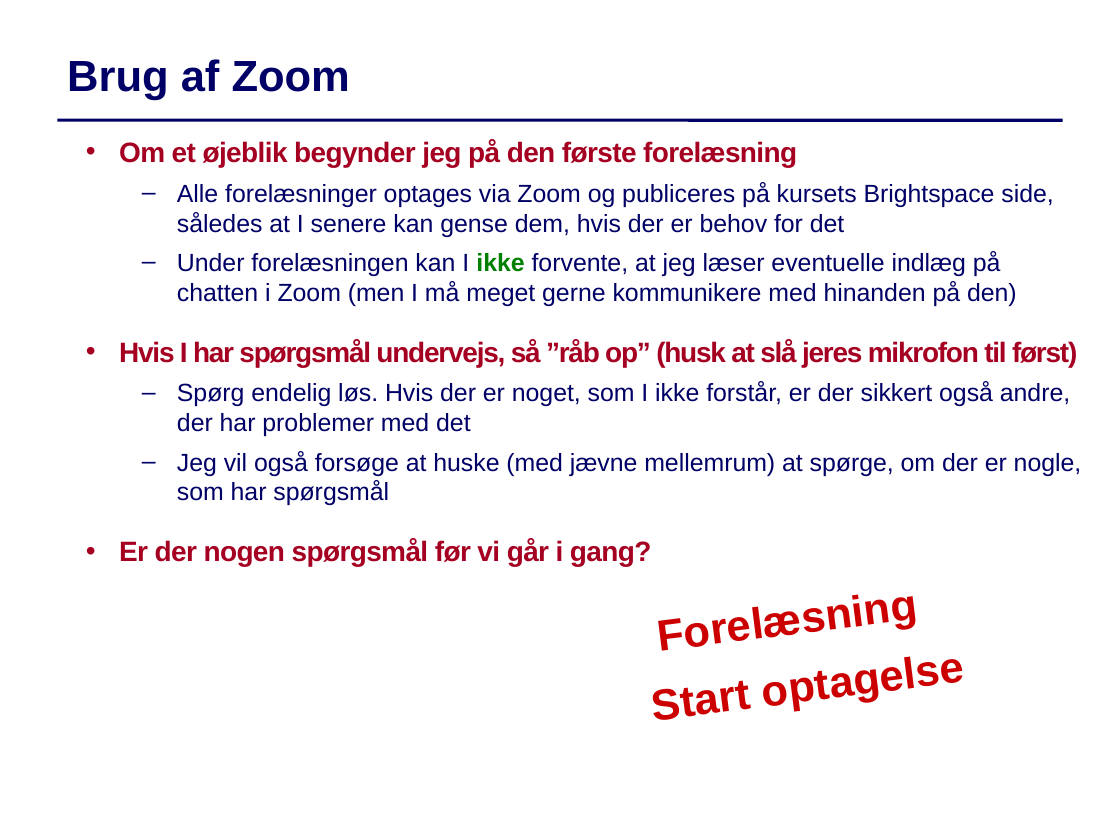
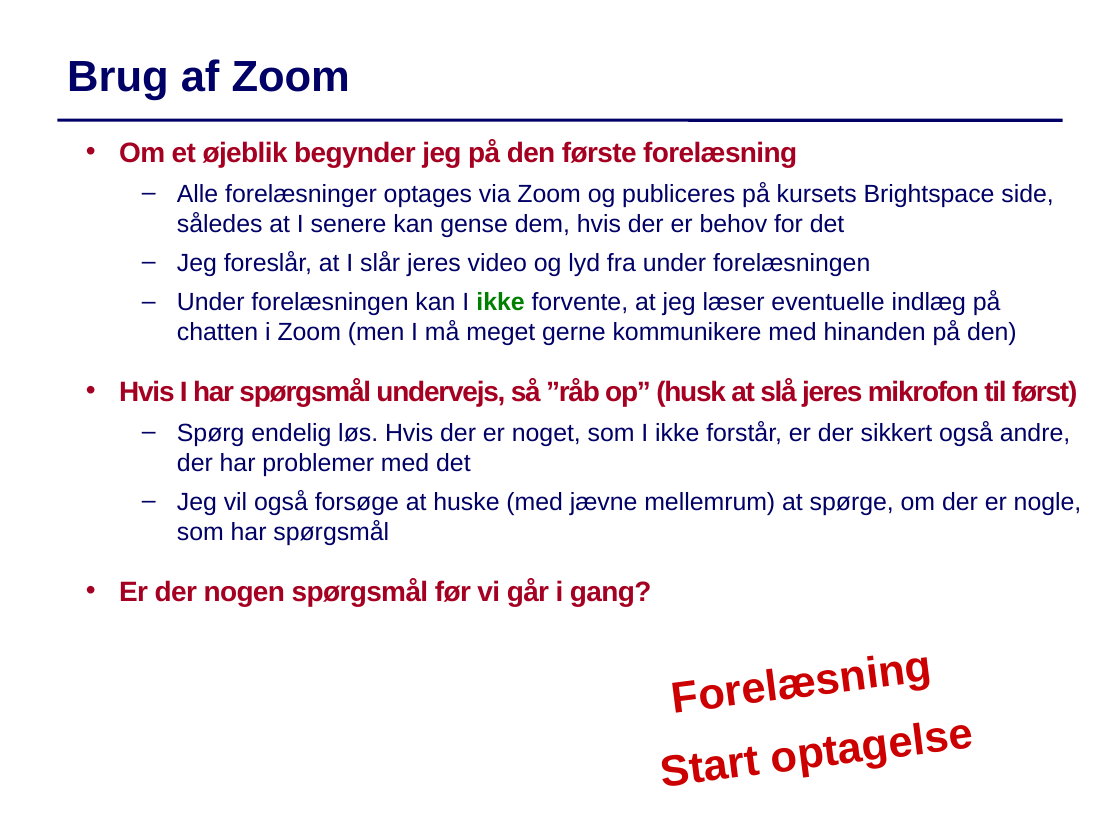
Before and after one commit to IntProgAU/Materiale, a slide deck: slide 4 of web/g24/status/Status1.pptx. Drawn at 1120x840 pixels with LibreOffice and Linux fonts; fonts in the diff are those of the drawing. Boxes give left, top, right and bottom in pixels: in the first picture for what was removed or moved away, otherwise in the second. Text is boxed around its words. In the diff, an @@ line names an element or a change of style, - is before the commit and + after.

```diff
--- a/web/g24/status/Status1.pptx
+++ b/web/g24/status/Status1.pptx
@@ text at (177,251,870,276): paragraph added @@
+  – Jeg foreslår, at I slår jeres video og lyd fra under forelæsningen
@@ text "Forelæsning": place and size @@
-text "Forelæsning" at (583,561,990,675)
+text "Forelæsning" at (598,622,1005,736)
@@ text "Start optagelse": place and size @@
-text "Start optagelse" at (654,680,752,720)
+text "Start optagelse" at (663,746,761,786)
```
Also in this commit, not shown: 3 other slides changed, 2 slides added, 1 other file.
